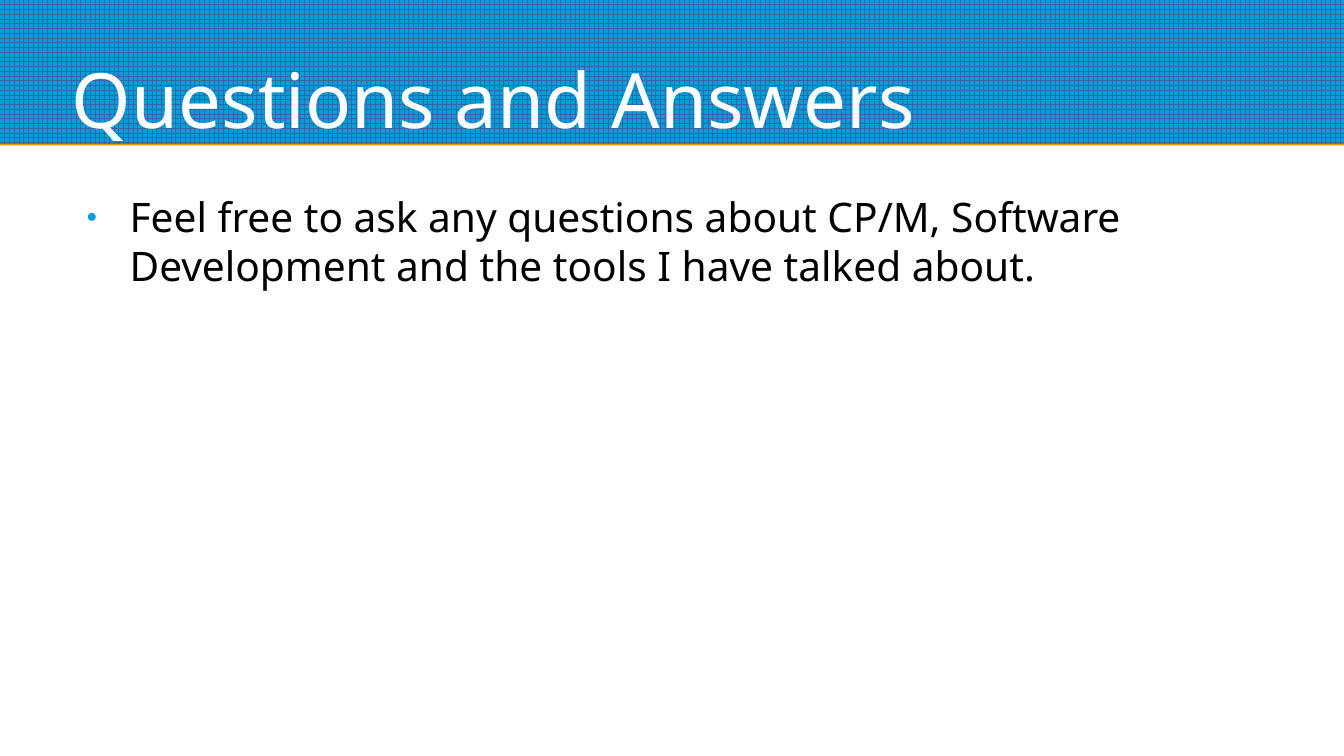
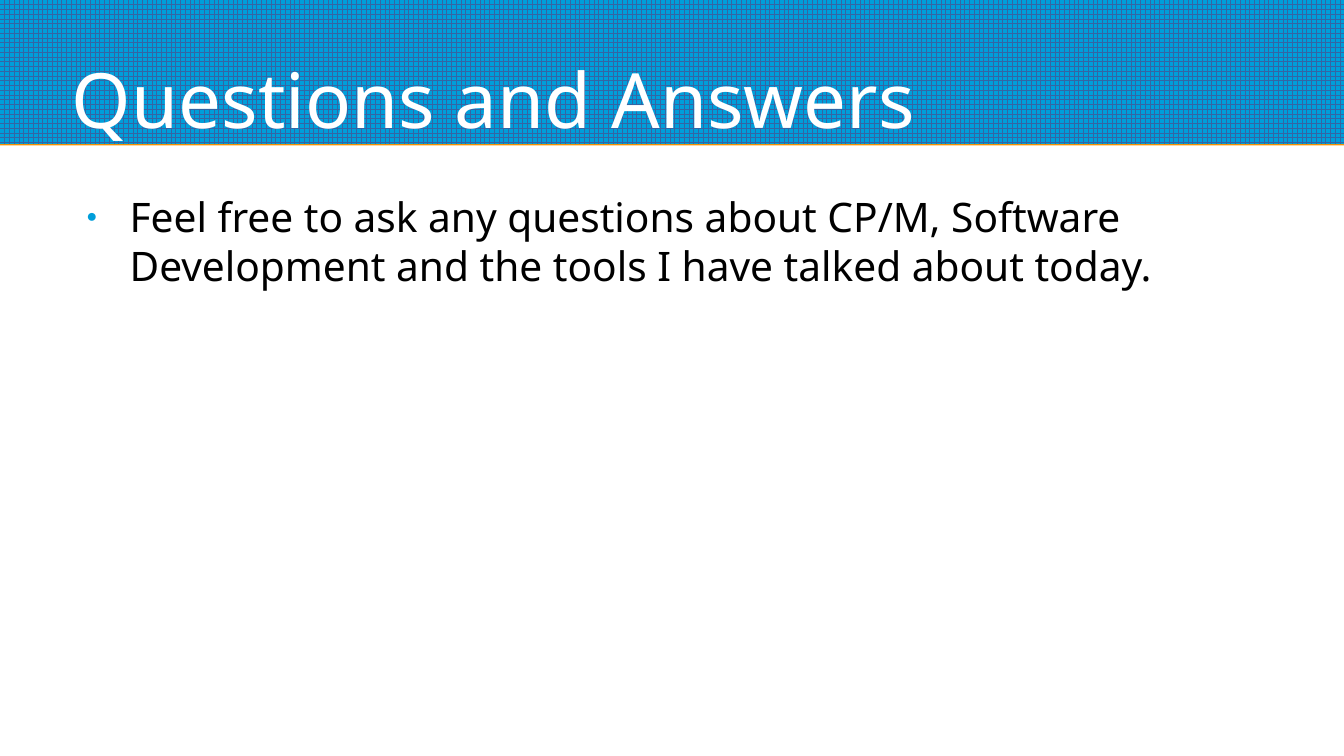
Before and after one commit to mggates39/Programming-With-CPM, a slide deck: slide 58 of CPM_Programming_Slides.odp (slide 56 before the commit). Drawn at 1344x756 pixels with LibreOffice and Linux fonts; fonts in the diff are those of the drawing. Boxes give left, top, right and bottom in pixels: in the first picture for what was removed or moved away, otherwise in the second. Text is boxed around its words. In the diff, an @@ line names an element or a change of style, - is before the commit and + after.

```diff
--- a/CPM_Programming_Slides.odp
+++ b/CPM_Programming_Slides.odp
@@ text at [130, 201, 1152, 291]: text changed @@
-● Feel free to ask any questions about CP/M, Software Development and the tools I have talked about.
+● Feel free to ask any questions about CP/M, Software Development and the tools I have talked about today.
```
Also in this commit, not shown: 3 other slides changed, 4 slides added, 2 slides removed.
